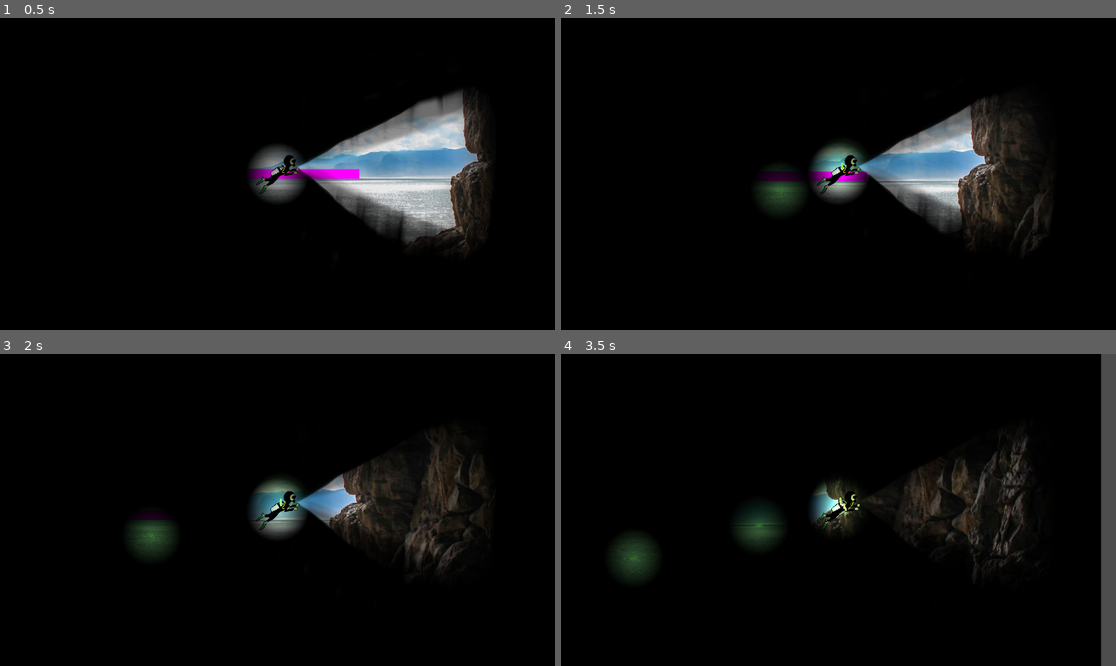
Above: before the commit, frames 1-4 (two rows, left to right).
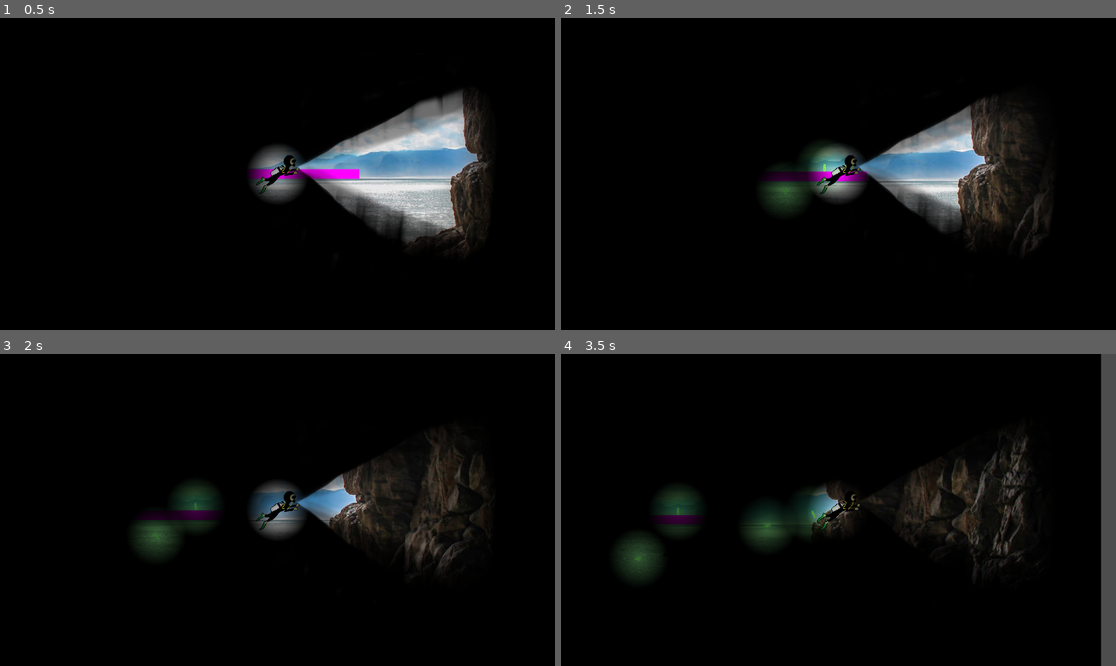
Above: after the commit, the same moments.

Repository: DeclanHarty/InTooDeep
Game: Godot game, scene res://scenes/player_control_testing.tscn
Same seed, same stepped clock (60 frames per second), same inputs: the game is played once before the commit and once after it. This scene is started directly instead of the project's main scene.
Inputs:
- Up to frame 1 (0.5 s): no input
- Up to frame 2 (1.5 s): tap Enter at 0.5 s; hold Space (drop_glowstick) 0.53-1.28 s; hold Right (ui_right) from 0.53 s (still down); tap Up (ui_up) at 0.77 s; tap Space (drop_glowstick) at 1.35 s
- Up to frame 3 (2 s): keep holding Right (ui_right); tap Up (ui_up) at 1.52 s
- Up to frame 4 (3.5 s): release Right (ui_right) at 2.03 s; hold Left (ui_left) 2.03-2.78 s; hold Space (drop_glowstick) 2.03-2.78 s; hold Right (ui_right) from 2.78 s (still down); tap Space (drop_glowstick) at 2.85 s; tap Up (ui_up) at 3.02 s

Frame 1 is identical in both runs. In frame 2, 0.9% of the frame differs, in the area x 39-55%, y 39-57%; in frame 3, 1.6%; in frame 4, 2.0%, in the area x 12-54%, y 40-66%.

Commit message:
Some interact stuff

Diff:
--- a/glowstick.tscn
+++ b/glowstick.tscn
@@ -1,7 +1,8 @@
-[gd_scene load_steps=6 format=3 uid="uid://d288ideon7612"]
+[gd_scene load_steps=8 format=3 uid="uid://d288ideon7612"]
 
 [ext_resource type="Texture2D" uid="uid://c2aevouebhh8" path="res://Assets/glowstick.png" id="1_o6fbv"]
 [ext_resource type="Texture2D" uid="uid://5kim15eni4k7" path="res://Assets/2d_lights_and_shadows_neutral_point_light.webp" id="2_xuiu7"]
+[ext_resource type="Script" path="res://glowstick_interact.gd" id="3_sf0da"]
 
 [sub_resource type="CanvasItemMaterial" id="CanvasItemMaterial_cqa23"]
 blend_mode = 1
@@ -35,11 +36,15 @@
 radius = 2.0
 height = 16.0
 
+[sub_resource type="CircleShape2D" id="CircleShape2D_jleng"]
+radius = 30.0167
+
 [node name="Glowstick" type="Node2D"]
 z_index = 2
 
 [node name="CharacterBody2D" type="CharacterBody2D" parent="."]
 material = SubResource("CanvasItemMaterial_cqa23")
+collision_mask = 9
 script = SubResource("GDScript_3etbr")
 
 [node name="CollisionShape2D" type="CollisionShape2D" parent="CharacterBody2D"]
@@ -53,3 +58,13 @@
 [node name="Sprite2D" type="Sprite2D" parent="CharacterBody2D"]
 texture_filter = 1
 texture = ExtResource("1_o6fbv")
+
+[node name="Area2D" type="Area2D" parent="CharacterBody2D"]
+collision_layer = 0
+collision_mask = 8
+script = ExtResource("3_sf0da")
+
+[node name="CollisionShape2D2" type="CollisionShape2D" parent="CharacterBody2D/Area2D"]
+shape = SubResource("CircleShape2D_jleng")
+
+[connection signal="body_entered" from="CharacterBody2D/Area2D" to="CharacterBody2D/Area2D" method="_on_body_entered"]
--- /dev/null
+++ b/glowstick_interact.gd
@@ -0,0 +1,5 @@
+extends Area2D
+
+func _on_body_entered(body: Node2D) -> void:
+	print("Entered")
+	pass # Replace with function body.
--- a/scenes/game_scene.tscn
+++ b/scenes/game_scene.tscn
@@ -12,8 +12,6 @@
 
 [sub_resource type="RectangleShape2D" id="RectangleShape2D_sltc4"]
 size = Vector2(199.727, 106.825)
-
-[sub_resource type="RectangleShape2D" id="RectangleShape2D_3puc1"]
 
 [sub_resource type="StyleBoxFlat" id="StyleBoxFlat_kqvey"]
 bg_color = Color(0, 0, 0, 1)
@@ -71,10 +69,7 @@
 
 [node name="Camera2D" type="Camera2D" parent="Player"]
 
-[node name="Area2D" type="Area2D" parent="Player"]
-
-[node name="CollisionShape2D" type="CollisionShape2D" parent="Player/Area2D"]
-shape = SubResource("RectangleShape2D_3puc1")
+[node name="Area2D2" type="Area2D" parent="Player"]
 
 [node name="CanvasModulate" type="CanvasModulate" parent="."]
 visible = false
@@ -108,6 +103,7 @@
 script = ExtResource("8_mf8gn")
 
 [node name="MaxOxygenBar" type="ProgressBar" parent="GameUI"]
+layout_mode = 0
 offset_left = 48.0
 offset_top = 19.0
 offset_right = 236.0
@@ -147,6 +143,4 @@
 [connection signal="oxygen_changed" from="OxygenManager" to="GameUI" method="_on_oxygen_manager_oxygen_changed"]
 [connection signal="permanent_oxygen_changed" from="OxygenManager" to="GameUI" method="_on_oxygen_manager_permanent_oxygen_changed"]
 [connection signal="child_exiting_tree" from="MazeWalls" to="MazeWalls" method="_on_child_exiting_tree"]
-[connection signal="body_entered" from="Player/Area2D" to="WaterDetection" method="_on_area_2d_body_entered"]
-[connection signal="body_exited" from="Player/Area2D" to="WaterDetection" method="_on_area_2d_body_exited"]
 [connection signal="child_entered_tree" from="Sprite2D" to="MazeWalls" method="_on_sprite_2d_child_entered_tree"]
--- a/scenes/player.tscn
+++ b/scenes/player.tscn
@@ -9,7 +9,11 @@
 
 [sub_resource type="CapsuleShape2D" id="CapsuleShape2D_pmlwu"]
 
+[sub_resource type="CircleShape2D" id="CircleShape2D_ytp4x"]
+radius = 68.0074
+
 [node name="CharacterBody2D" type="CharacterBody2D"]
+collision_layer = 8
 collision_mask = 6
 script = ExtResource("1_khcek")
 
@@ -34,5 +38,12 @@
 texture = ExtResource("3_pms1j")
 texture_scale = 0.52
 
+[node name="Area2D" type="Area2D" parent="."]
+collision_layer = 8
+collision_mask = 0
+
+[node name="CollisionShape2D" type="CollisionShape2D" parent="Area2D"]
+shape = SubResource("CircleShape2D_ytp4x")
+
 [connection signal="direction_changed" from="." to="Sprite2D" method="_on_character_body_2d_direction_changed"]
 [connection signal="direction_changed" from="." to="Flashlight" method="_on_character_body_2d_direction_changed"]
--- a/scenes/player_control_testing.tscn
+++ b/scenes/player_control_testing.tscn
@@ -7,6 +7,9 @@
 [sub_resource type="RectangleShape2D" id="RectangleShape2D_06lkw"]
 
 [sub_resource type="PlaceholderTexture2D" id="PlaceholderTexture2D_m0g45"]
+
+[sub_resource type="CircleShape2D" id="CircleShape2D_1mctt"]
+radius = 119.942
 
 [node name="PlayerControlTesting" type="Node2D"]
 
@@ -34,5 +37,13 @@
 script = ExtResource("3_1s3t6")
 
 [node name="Player" parent="." instance=ExtResource("1_26rad")]
+collision_mask = 14
 
 [node name="Camera2D" type="Camera2D" parent="Player"]
+
+[node name="Area2D2" type="Area2D" parent="Player"]
+collision_layer = 8
+collision_mask = 8
+
+[node name="CollisionShape2D" type="CollisionShape2D" parent="Player/Area2D2"]
+shape = SubResource("CircleShape2D_1mctt")
Not shown: 1 places in scenes/game_scene.tscn that only renumber resources
Not shown: 1 places in scenes/player.tscn that only renumber resources
Not shown: 1 places in scenes/player_control_testing.tscn that only renumber resources
Not shown: 1 places in scenes/water.tscn that only renumber resources
